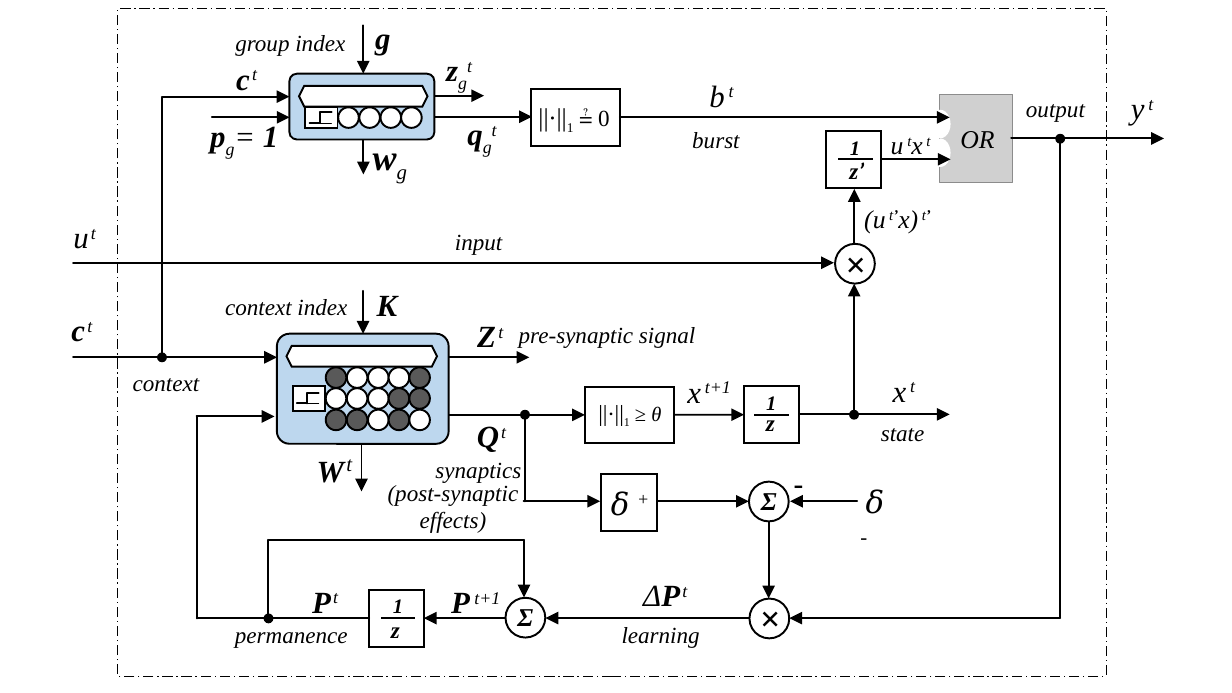
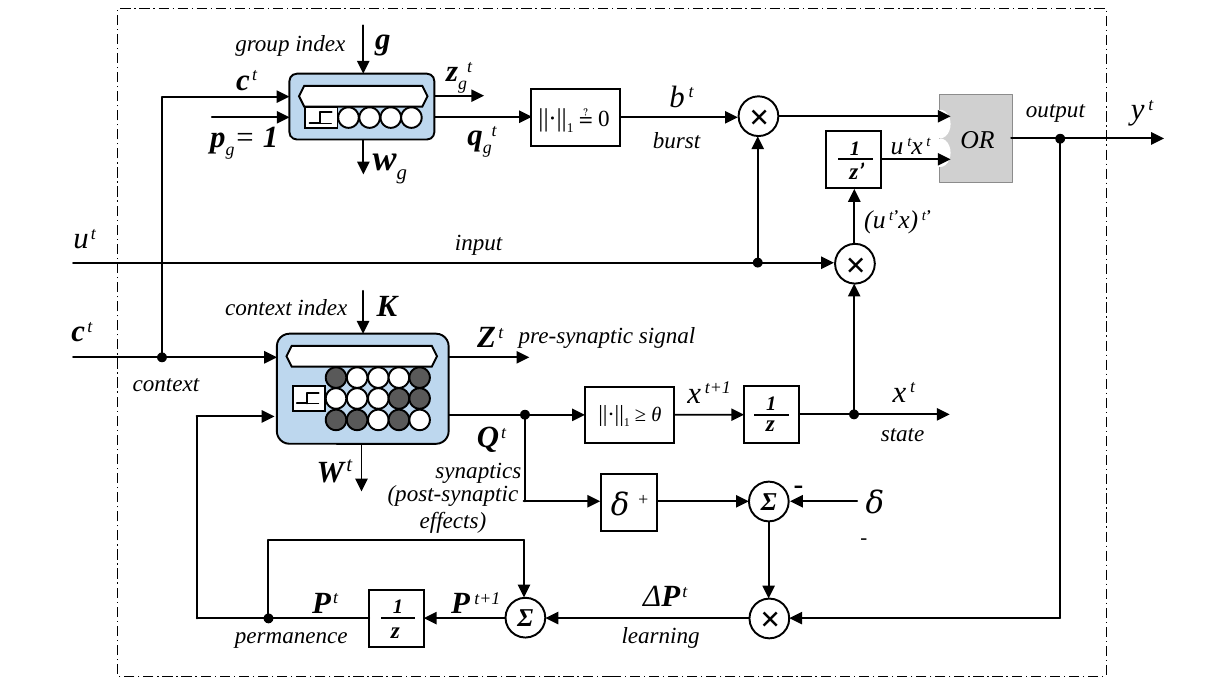
Before and after one commit to ihux/carabao-utils, a slide deck: slide 11 of doc/doc/Sequence Memory.pptx. Drawn at 1232x693 pixels with LibreOffice and Linux fonts; fonts in the diff are those of the drawing; grey boxes stand for pictures. Boxes give left, top, right and bottom in pixels: in the first picture for what was removed or moved away, otherwise in the second. Text is boxed around its words. In the diff, an @@ line names an element or a change of style, - is before the commit and + after.

```diff
--- a/doc/doc/Sequence Memory.pptx
+++ b/doc/doc/Sequence Memory.pptx
@@ text "b t": place and size @@
-text "b t" at box(709, 85, 734, 108)
+text "b t" at box(669, 85, 694, 108)
@@ text added at box(739, 89, 779, 141), 28 pt, text #000000, bold, italic @@
+×
@@ arrow added from (601, 117) to (738, 117), #000000 1.5 pt @@
@@ ellipse added at box(738, 96, 778, 136), fill #FFFFFF, outline #000000 1.5 pt @@
@@ arrow moved from (620, 117) - (950, 117) to (762, 116) - (951, 116) @@
@@ text "burst": place and size @@
-text "burst" at box(692, 132, 739, 149)
+text "burst" at box(653, 132, 700, 149)
@@ arrow added from (758, 262) to (758, 137), #000000 1.5 pt @@
@@ ellipse added at box(753, 258, 763, 268), fill #000000 @@
```
Also in this commit, not shown: 3 other files.
